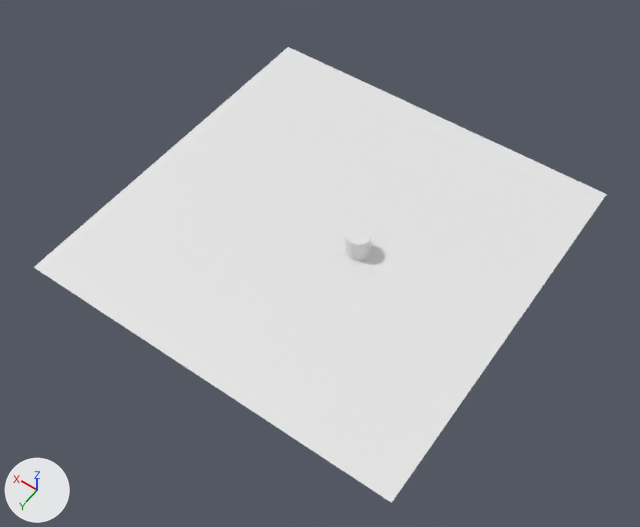
The Blender file scene/scene.blend: old version first, new version second.
Camera for both pictures: a 50 mm lens placed at (-26.6, 38.7, 55.5), pointed at (-1.3, 3.1, -0.3). Every picture has the same lights, and +X, +Y and +Z are marked at lower left. Materials are left out; every surface is plain grey.
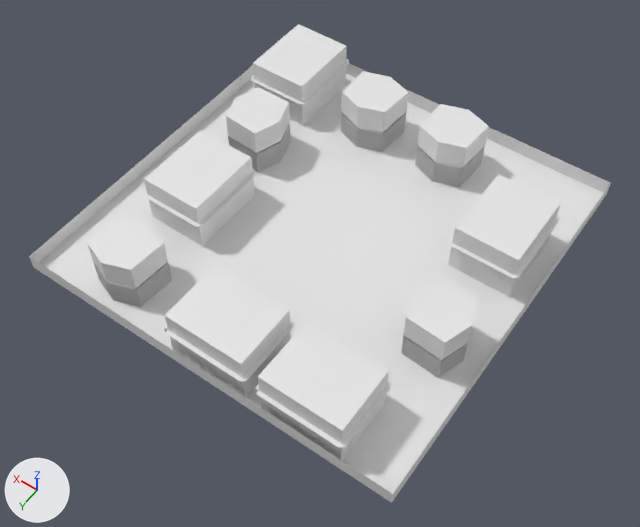
The newer file is also rescaled (x0.882) as a whole; pictures and numbers use the older file's frame.

Location of each change, (x1, y1, x2, y2) in pixels of the pictures (640 x 527 px):
'Plane', reshaped: before (34, 47, 607, 503); after (29, 63, 611, 503)
'Cube.005', added: after (255, 322, 391, 460)
'Cube.006', added: after (164, 266, 294, 398)
'Cube', added: after (448, 174, 560, 297)
'Cube.008', added: after (144, 130, 256, 246)
'Cube.007', added: after (251, 24, 349, 125)
'Cube.004', added: after (401, 276, 479, 378)
'Cube.009', added: after (87, 215, 172, 307)
'Cube.003', added: after (415, 104, 489, 187)
'Cube.002', added: after (341, 71, 408, 152)
'Cube.001', added: after (226, 87, 290, 173)
'Cylinder', deleted: before (345, 225, 372, 260)
part 1 of me_plane, added: after (29, 63, 611, 503)

What changed in the scene script:
```text
Change me_plane:
    where me_plane.from_pydata(...)  # 4 vertices, 1 face; spans x -1.0..1.0, y -1.0..1.0, z 0.0
    used by ob_plane; location = (0.0, 0.0, 0.0); scale = (16.8, 16.8, 16.8)
    verts and faces of me_plane; kept vertices keep their numbers, new ones are numbered from 4
    me_plane part 1
    add for new, old in zip([*range(4, 8)], [*range(0, 4)]): verts[new] = verts[old] + (0.0, 0.0, 0.08)
    add faces += [(2, 3, 7, 6), (1, 5, 7, 3), (0, 4, 5, 1), (0, 2, 6, 4)]
Remove ob_cylinder:
    ob_cylinder = bpy.data.objects.new('Cylinder', me_cylinder)
Add ob_cube:
    ob_cube = bpy.data.objects.new('Cube', me_cube)  # 66 vertices, 50 faces; spans x -1.3..4.06, y -4.72..1.9, z -1.0..3.0
    ob_cube.location = (-13.99, -4.28, 1.13)
    ob_cube.scale = (1.13, 1.13, 1.13)
Add ob_cube_004:
    ob_cube_004 = bpy.data.objects.new('Cube.004', me_cube_004)  # 60 vertices, 60 faces; spans x -2.59..1.69, y -2.9..1.22, z -1.0..3.13
    ob_cube_004.location = (-12.26, 5.53, 1.1)
    ob_cube_004.scale = (1.13, 1.13, 1.13)
Add ob_cube_001:
    ob_cube_001 = bpy.data.objects.new('Cube.001', me_cube_005)  # 60 vertices, 60 faces; spans x -2.59..1.69, y -2.9..1.22, z -1.0..3.13
    ob_cube_001.location = (10.84, -3.02, 1.1)
    ob_cube_001.scale = (1.13, 1.13, 1.13)
Add ob_cube_002:
    ob_cube_002 = bpy.data.objects.new('Cube.002', me_cube_002)  # 60 vertices, 60 faces; spans x -2.59..1.69, y -2.9..1.22, z -1.0..3.13
    ob_cube_002.location = (2.53, -11.12, 1.1)
    ob_cube_002.rotation_euler = (0.0, 0.0, 1.571)  # degrees (0, 0, 90)
    ob_cube_002.scale = (1.13, 1.13, 1.13)
Add ob_cube_003:
    ob_cube_003 = bpy.data.objects.new('Cube.003', me_cube_001)  # 60 vertices, 60 faces; spans x -2.59..1.69, y -2.9..1.22, z -1.0..3.13
    ob_cube_003.location = (-5.13, -11.42, 1.1)
    ob_cube_003.rotation_euler = (0.0, 0.0, 1.571)  # degrees (0, 0, 90)
    ob_cube_003.scale = (1.13, 1.13, 1.13)
Add ob_cube_005:
    ob_cube_005 = bpy.data.objects.new('Cube.005', me_cube_009)  # 66 vertices, 50 faces; spans x -1.3..4.06, y -4.72..1.9, z -1.0..3.0
    ob_cube_005.location = (-10.66, 12.09, 1.13)
    ob_cube_005.rotation_euler = (0.0, 0.0, 1.571)  # degrees (0, 0, 90)
    ob_cube_005.scale = (1.13, 1.13, 1.13)
Add ob_cube_006:
    ob_cube_006 = bpy.data.objects.new('Cube.006', me_cube_008)  # 66 vertices, 50 faces; spans x -1.3..4.06, y -4.72..1.9, z -1.0..3.0
    ob_cube_006.location = (-2.33, 11.97, 1.13)
    ob_cube_006.rotation_euler = (0.0, 0.0, 1.571)  # degrees (0, 0, 90)
    ob_cube_006.scale = (1.13, 1.13, 1.13)
Add ob_cube_007:
    ob_cube_007 = bpy.data.objects.new('Cube.007', me_cube_003)  # 66 vertices, 50 faces; spans x -1.3..4.06, y -4.72..1.9, z -1.0..3.0
    ob_cube_007.location = (10.19, -10.45, 1.13)
    ob_cube_007.scale = (1.13, 1.13, 1.13)
Add ob_cube_008:
    ob_cube_008 = bpy.data.objects.new('Cube.008', me_cube_006)  # 66 vertices, 50 faces; spans x -1.3..4.06, y -4.72..1.9, z -1.0..3.0
    ob_cube_008.location = (8.46, 5.59, 1.13)
    ob_cube_008.scale = (1.13, 1.13, 1.13)
Add ob_cube_009:
    ob_cube_009 = bpy.data.objects.new('Cube.009', me_cube_007)  # 60 vertices, 60 faces; spans x -2.59..1.69, y -2.9..1.22, z -1.0..3.13
    ob_cube_009.location = (8.4, 13.56, 1.1)
    ob_cube_009.rotation_euler = (0.0, 0.0, 1.571)  # degrees (0, 0, 90)
    ob_cube_009.scale = (1.13, 1.13, 1.13)
```
